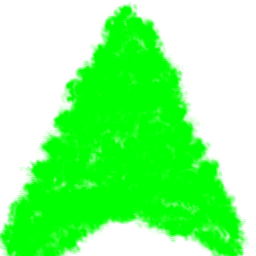
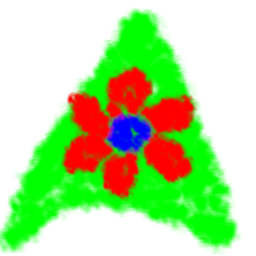
Revision of a layered 256 × 256 image; what changed, layer by layer:
showed "Layer #14" over (59, 63, 199, 202)
hid "Layer #35" over (0, 1, 250, 256)
added layer "Layer #39" above "Background copy #1" over (0, 6, 242, 256)
